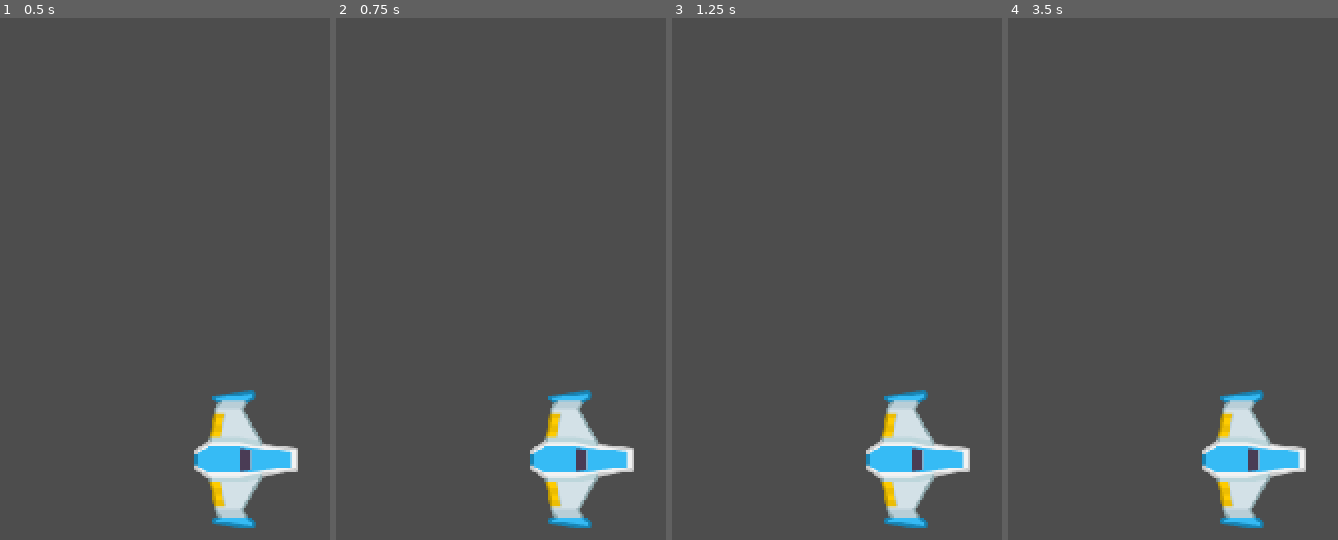
Above: before the commit, frames 1-4 (left to right).
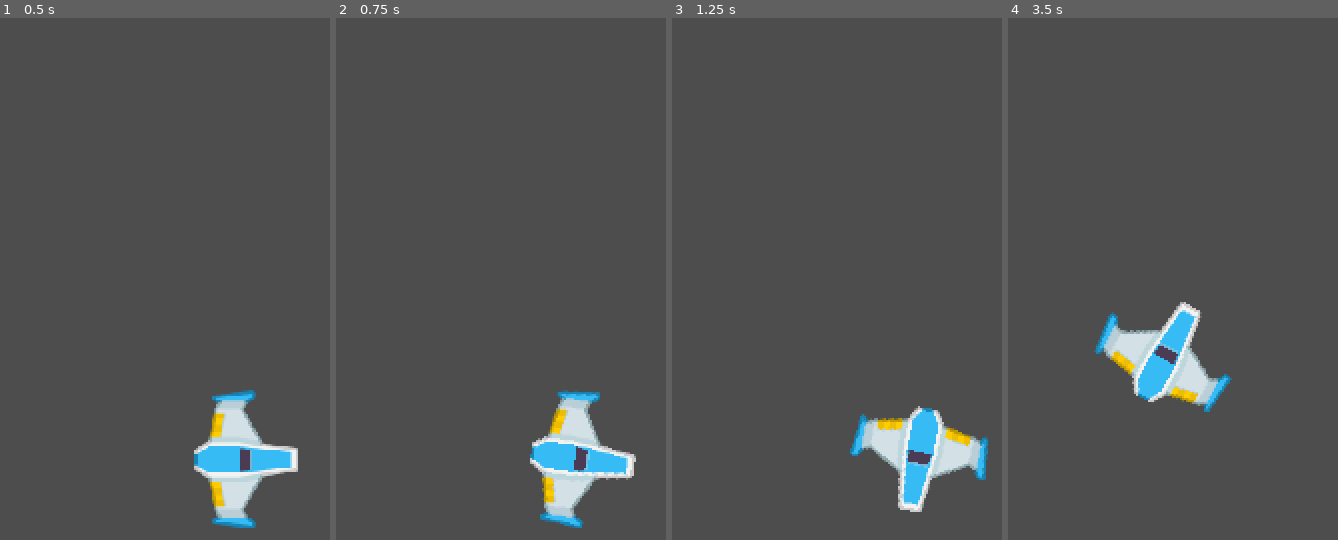
Above: after the commit, the same moments.

Repository: jrenato/space_blast
Game: Godot game, scene res://Levels/level.tscn
Same seed, same stepped clock (60 frames per second), same inputs: the game is played once before the commit and once after it.
Inputs:
- Up to frame 1 (0.5 s): no input
- Up to frame 2 (0.75 s): tap Enter at 0.5 s; hold D (rotate_right) from 0.53 s (still down)
- Up to frame 3 (1.25 s): keep holding D (rotate_right)
- Up to frame 4 (3.5 s): release D (rotate_right) at 1.28 s; hold A (rotate_left) 1.28-2.03 s; hold D (rotate_right) 2.03-2.78 s; hold W (thrust) from 2.78 s (still down)

Frame 1 is identical in both runs. In frame 2, 2.3% of the frame differs, in the area x 58-91%, y 71-98%; in frame 3, 5.3%; in frame 4, 8.3%, in the area x 26-91%, y 54-98%.

Commit message:
Added player movement

Diff:
--- /dev/null
+++ b/Players/player.gd
@@ -0,0 +1,51 @@
+extends RigidBody2D
+
+enum {INIT, ALIVE, INVULNERABLE, DEAD}
+
+@export var engine_power: int = 500
+@export var spin_power: int = 8000
+
+var state: int = INIT
+var thrust: Vector2 = Vector2.ZERO
+var rotation_dir: int = 0
+
+@onready var collision_shape: CollisionShape2D = %CollisionShape2D
+
+
+func _ready() -> void:
+	change_state(ALIVE)
+
+
+func _process(delta: float) -> void:
+	get_input()
+
+
+func _physics_process(delta: float) -> void:
+	constant_force = thrust
+	constant_torque = rotation_dir * spin_power
+
+
+func get_input() -> void:
+	thrust = Vector2.ZERO
+
+	if state in [DEAD, INIT]:
+		return
+
+	if Input.is_action_pressed("thrust"):
+		thrust = transform.x * engine_power
+
+	rotation_dir = Input.get_axis("rotate_left", "rotate_right")
+
+
+func change_state(new_state: int) -> void:
+	match new_state:
+		INIT:
+			collision_shape.set_deferred("disabled", true)
+		ALIVE:
+			collision_shape.set_deferred("disabled", false)
+		INVULNERABLE:
+			collision_shape.set_deferred("disabled", true)
+		DEAD:
+			collision_shape.set_deferred("disabled", true)
+
+	state = new_state
--- a/Players/player.tscn
+++ b/Players/player.tscn
@@ -1,15 +1,18 @@
-[gd_scene load_steps=3 format=3 uid="uid://bnc4wsc7ao5te"]
+[gd_scene load_steps=4 format=3 uid="uid://bnc4wsc7ao5te"]
 
 [ext_resource type="Texture2D" uid="uid://xsg6qd2r1ajs" path="res://Assets/Space Shooter/playerShip1_blue.png" id="1_hu21y"]
+[ext_resource type="Script" path="res://Players/player.gd" id="1_lj3n7"]
 
 [sub_resource type="CircleShape2D" id="CircleShape2D_yeulu"]
 radius = 41.1096
 
 [node name="Player" type="RigidBody2D"]
+script = ExtResource("1_lj3n7")
 
 [node name="Sprite2D" type="Sprite2D" parent="."]
 rotation = 1.5708
 texture = ExtResource("1_hu21y")
 
 [node name="CollisionShape2D" type="CollisionShape2D" parent="."]
+unique_name_in_owner = true
 shape = SubResource("CircleShape2D_yeulu")
